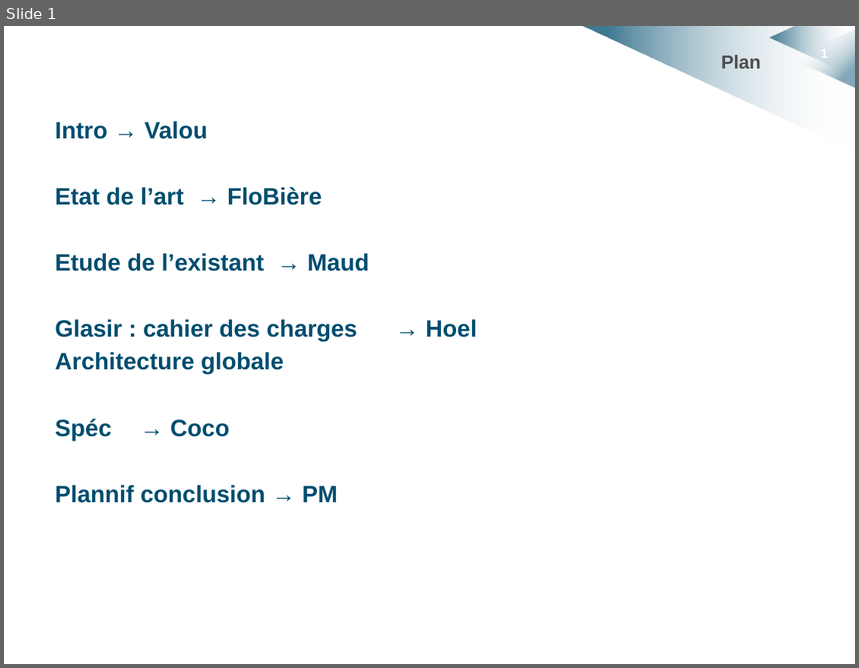
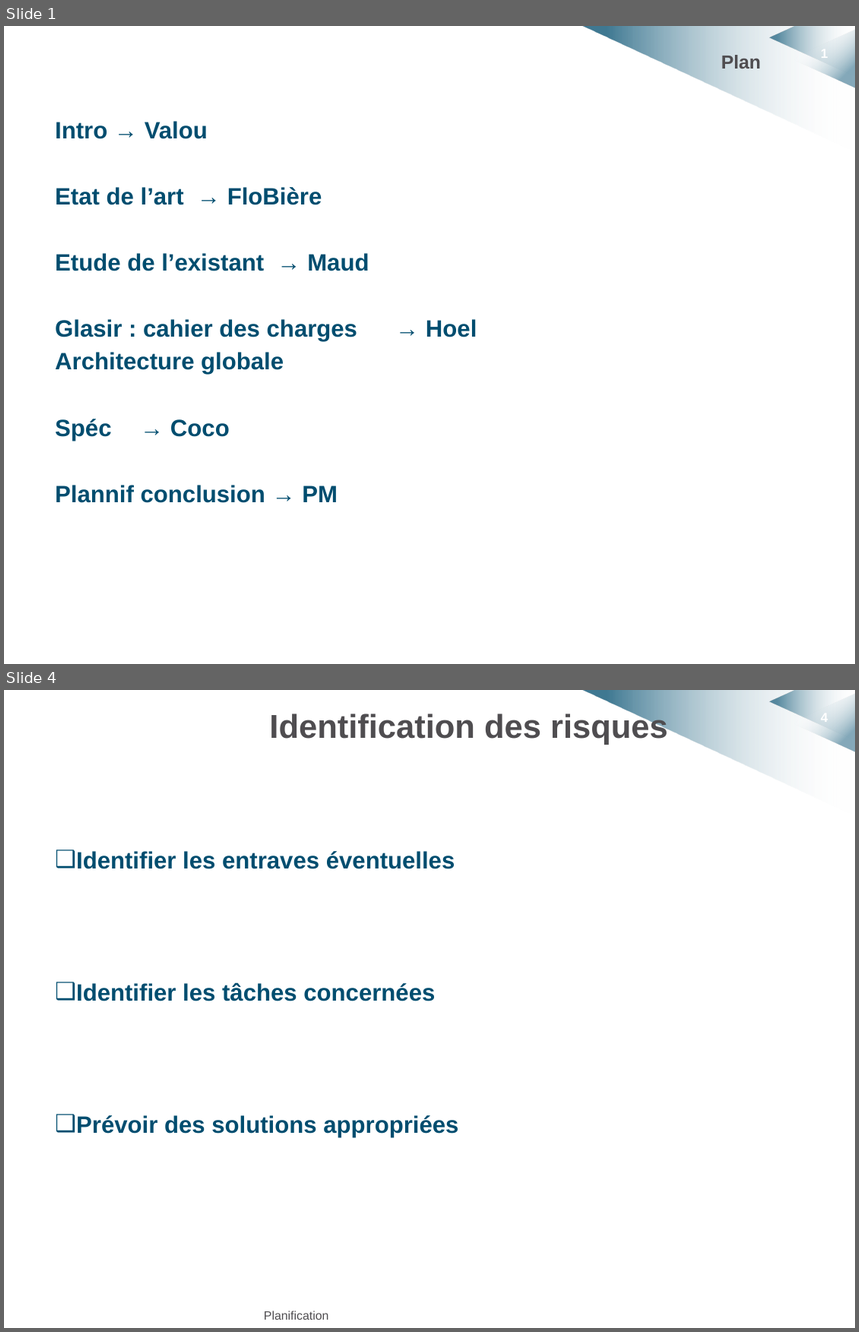
Before and after one commit to HKervadec/korrigolo, a slide deck: soutenances/projet_decembre/planif_et_conclu.pptx. Shown one above the other, each under a label of ours: slide 1 before the commit, slides 1 and 4 after it; the slides between them are not shown. The pictures are 859x668 and 859x1332 pixels, drawn with LibreOffice and Linux fonts; fonts in the diff are those of the drawing; background and template pictures are left out. Boxes give left, top, right and bottom in pixels: in the first picture for what was removed or moved away, otherwise in the second. Text is boxed around its words. In the diff, an @@ line names an element or a change of style, - is before the commit and + after.

Commit message:
planif soutenances projet

```diff
--- a/soutenances/projet_decembre/planif_et_conclu.pptx
+++ b/soutenances/projet_decembre/planif_et_conclu.pptx
@@ slide 4 added at box(4, 690, 855, 1328), background #FFFFFF; not listed: 4 template elements that a slide beside it also shows @@
@@ title added at box(269, 711, 668, 745), 28 pt, text #4F4D50, bold @@
+Identification des risques
@@ text added at box(76, 851, 458, 1138), 20 pt, text #004D6F, bold @@
+❑ Identifier les entraves éventuelles
+❑ Identifier les tâches concernées
+❑ Prévoir des solutions appropriées
@@ text added at box(264, 1311, 329, 1320), 10.2 pt, text #4F4D50 @@
+Planification
```
Also in this commit, not shown: 5 other slides added, 2 other files.
